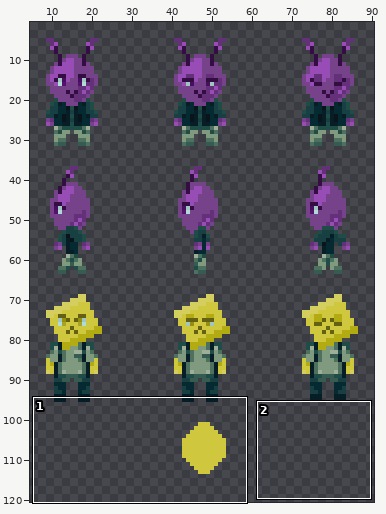
Sprite sheet -- public/images/Character.png. Above: a wide view before the commit, with the close-up outlined.
Close-up. Before the edit:
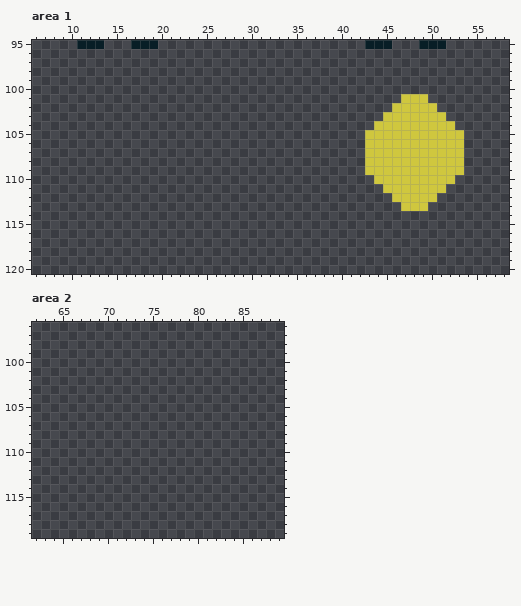
The file is 96x128 pixels. Shown: area 1: x 6..58, y 95..120; area 2: x 62..89, y 96..119. The wide view leaves out empty margins.
After:
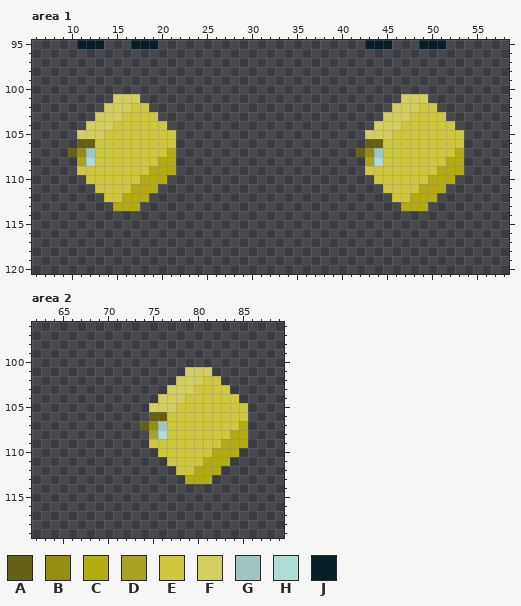
Palette (. is transparent): A #646014  B #948e11  C #b3ab12  D #a9a325  E #cfc73e  F #d4ce5f  G #a1c6c1  H #afdbd5  J #081e26
Change:
Area 1:
y 101: x 15..17 ... -> FFF; x 47..49 EEE -> FFF
y 102: x 14..18 ..... -> FFFEE; x 46..48 EEE -> FFF
y 103: x 13..19 ....... -> FFFEEEE; x 45..47 EEE -> FFF
y 104: x 12..20 ......... -> FFFEEEEEE; x 44..46 EEE -> FFF
y 105: x 11..21 ........... -> FFFEEEEEEEE; x 43..45 EEE -> FFF
y 106: x 11..21 ........... -> AAEEEEEEEEE; x 43..44 EE -> AA
y 107: x 10..21 ............ -> ABGEEEEEEEEC; x 42..44 .EE -> ABG; x 53 E -> C
y 108: x 11..21 ........... -> DHEEEEEEECC; x 43..44 EE -> DH; x 52..53 EE -> CC
y 109: x 11..21 ........... -> EEEEEEEECCC; x 51..53 EEE -> CCC
y 110: x 12..20 ......... -> EEEEEECCC; x 50..52 EEE -> CCC
y 111: x 13..19 ....... -> EEEECCC; x 49..51 EEE -> CCC
y 112: x 14..18 ..... -> EECCC; x 48..50 EEE -> CCC
y 113: x 15..17 ... -> CCC; x 47..49 EEE -> CCC
Area 2:
y 101: x 79..81 ... -> FFF
y 102: x 78..82 ..... -> FFFEE
y 103: x 77..83 ....... -> FFFEEEE
y 104: x 76..84 ......... -> FFFEEEEEE
y 105: x 75..85 ........... -> FFFEEEEEEEE
y 106: x 75..85 ........... -> AAEEEEEEEEE
y 107: x 74..85 ............ -> ABGEEEEEEEEC
y 108: x 75..85 ........... -> DHEEEEEEECC
y 109: x 75..85 ........... -> EEEEEEEECCC
y 110: x 76..84 ......... -> EEEEEECCC
y 111: x 77..83 ....... -> EEEECCC
y 112: x 78..82 ..... -> EECCC
y 113: x 79..81 ... -> CCC
